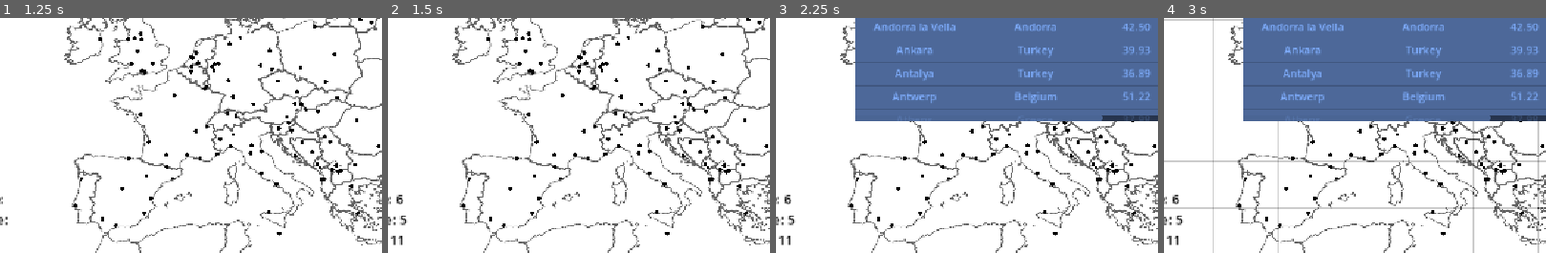
Above: before the commit, frames 1-4 (left to right).
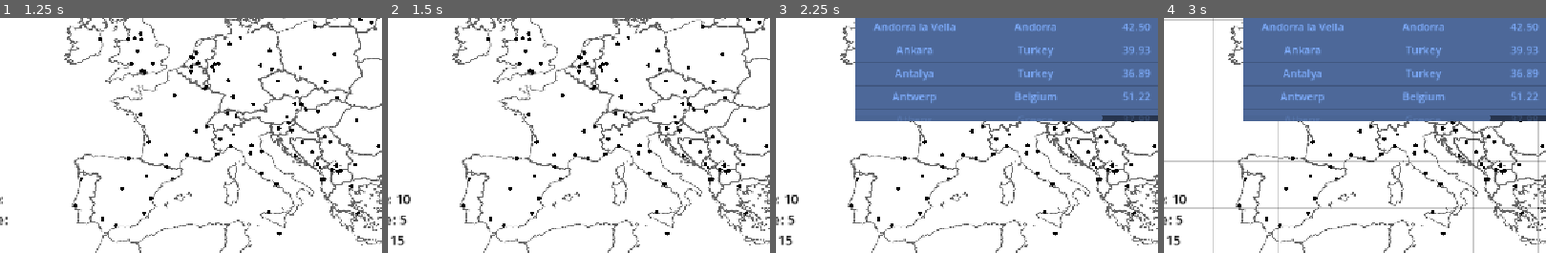
Above: after the commit, the same moments.

Repository: CanadianBoson/family-vacation
Game: Godot game, scene res://main_menu.tscn
The game is run twice, just before and just after one commit, with the same random seed, the same clock (stepped at 60 frames per second) and the same inputs.
Inputs:
- Up to frame 1 (1.25 s): click "Start" at 0.5 s
- Up to frame 2 (1.5 s): click "Clear All" at 1.25 s
- Up to frame 3 (2.25 s): click "Info" at 2 s
- Up to frame 4 (3 s): click "Grid" at 2.75 s
The pictures show only the part of the screen within x 11-61%, y 50-100%; the shares and areas given below are measured in that part.

Frame 1 is identical in both runs. In frame 2, 0.2% of the frame differs, in the area x 2-6%, y 75-97%; in frame 3, 0.2%; in frame 4, 0.2%.

Commit message:
feat: add a bunch of new quests

Diff:
--- a/dropdown_data.json
+++ b/dropdown_data.json
@@ -1,47 +1,77 @@
 {
   "details": {
 	"ThreeLetter": {
-	  "text": "Go to at least three cities starting with the same letter.",
+	  "text": "Go to at least three cities starting with the same letter",
 	  "difficulty": 2,
 	  "incompatible": ["NoThreeLetter"]
 	},
 	"NoThreeLetter": {
-	  "text": "Ensure no three cities start with the same letter.",
+	  "text": "Ensure no three cities start with the same letter",
 	  "difficulty": 2,
 	  "incompatible": ["ThreeLetter"]
 	},
+	"CarFree": {
+	  "text": "Chart a course that uses no cars",
+	  "difficulty": 4,
+	  "incompatible": ["NoCarFree"]
+	},
+	"NoCarFree": {
+	  "text": "Chart a course that uses cars",
+	  "difficulty": 1,
+	  "incompatible": ["CarFree"]
+	},
 	"SailFree": {
-	  "text": "Chart a course that uses no boats.",
+	  "text": "Chart a course that uses no boats",
 	  "difficulty": 1,
 	  "incompatible": ["NoSailFree"]
 	},
 	"NoSailFree": {
-	  "text": "Chart a course that uses boats.",
+	  "text": "Chart a course that uses boats",
 	  "difficulty": 2,
 	  "incompatible": ["SailFree"]
 	},
+	"TrainFree": {
+	  "text": "Chart a course that uses no trains",
+	  "difficulty": 1,
+	  "incompatible": ["NoTrainFree"]
+	},
+	"NoTrainFree": {
+	  "text": "Chart a course that uses trains",
+	  "difficulty": 2,
+	  "incompatible": ["TrainFree"]
+	},
+	"PlaneFree": {
+	  "text": "Chart a course that uses no planes",
+	  "difficulty": 1,
+	  "incompatible": ["NoPlaneFree"]
+	},
+	"NoPlaneFree": {
+	  "text": "Chart a course that uses planes",
+	  "difficulty": 2,
+	  "incompatible": ["PlaneFree"]
+	},
 	"NoCapitals": {
-	  "text": "Plan a route that avoids all capital cities.",
+	  "text": "Plan a route that avoids all capital cities",
 	  "difficulty": 1,
 	  "incompatible": ["SomeCapitals"]
 	},
 	"SomeCapitals": {
-	  "text": "Plan a route that goes to at least one capital city.",
+	  "text": "Plan a route that goes to at least one capital city",
 	  "difficulty": 1,
 	  "incompatible": ["NoCapitals"]
 	},
 	"PathsCrossing": {
-	  "text": "Create a route that crosses over itself.",
+	  "text": "Create a route that crosses over itself",
 	  "difficulty": 3,
 	  "incompatible": ["NoPathsCrossing"]
 	},
 	"NoPathsCrossing": {
-	  "text": "Create a route that never crosses over itself.",
+	  "text": "Create a route that never crosses over itself",
 	  "difficulty": 2,
 	  "incompatible": ["PathsCrossing"]
 	},
 	"MinPopulation": {
-	  "text": "Ensure every city visited has at least 500k people.",
+	  "text": "Ensure every city visited has at least 500k people",
 	  "difficulty": 4,
 	  "incompatible": ["SomeSmallPopulation"]
 	},
@@ -50,5 +80,60 @@
 	  "difficulty": 2,
 	  "incompatible": ["MinPopulation"]
 	},
+	"StayInEU": {
+	  "text": "Don't visit any city outside the EU",
+	  "difficulty": 2,
+	  "incompatible": ["LeaveEU"]
+	},
+	"LeaveEU": {
+	  "text": "Visit at least one city outside the EU",
+	  "difficulty": 2,
+	  "incompatible": ["StayInEU"]
+	},
+	"CrossThree": {
+	  "text": "Cross the EU / non-EU border at least three times",
+	  "difficulty": 3,
+	  "incompatible": ["NoCrossThree", "LeaveEU"]
+	},
+	"NoCrossThree": {
+	  "text": "Don't cross the EU / non-EU border more than twice",
+	  "difficulty": 2,
+	  "incompatible": ["CrossThree"]
+	},
+	"StayAwayDE": {
+	  "text": "Don't get within 200km of any German city",
+	  "difficulty": 2,
+	  "incompatible": []
+	},
+	"StayAwayFR": {
+	  "text": "Don't get within 200km of any French city",
+	  "difficulty": 2,
+	  "incompatible": []
+	},
+	"StayAwayUK": {
+	  "text": "Don't get within 200km of any British city",
+	  "difficulty": 1,
+	  "incompatible": []
+	},
+	"StayAwayIT": {
+	  "text": "Don't get within 200km of any Italian city",
+	  "difficulty": 1,
+	  "incompatible": []
+	},
+	"StayAwayRU": {
+	  "text": "Don't get within 200km of any Russian city",
+	  "difficulty": 1,
+	  "incompatible": []
+	},
+	"UniqueCityLetters": {
+	  "text": "Every city must start with a different letter",
+	  "difficulty": 5,
+	  "incompatible": ["ThreeLetter"]
+	},
+	"UniqueCountryLetters": {
+	  "text": "Every country must start with a different letter",
+	  "difficulty": 4,
+	  "incompatible": []
+	},
   }
 }
--- a/game_scene.gd
+++ b/game_scene.gd
@@ -67,7 +67,7 @@
 	# Update the ledger, map, quests, and score
 	ledger_manager.update_ledger_display(pin_manager)
 	queue_redraw() # Redraw to show new line
-	quest_manager.check_all_conditions(pin_manager.dropped_pin_data)
+	quest_manager.check_all_conditions(pin_manager.dropped_pin_data, pin_manager.valid_pin_locations)
 
 	# Get the new score and update the label
 	var current_scores = vertical_menu.calculate_scores()
--- a/quest_manager.gd
+++ b/quest_manager.gd
@@ -4,46 +4,75 @@
 
 var pin_manager: Node
 
-# This dictionary maps a quest key to its checking function and expected result.
-var quest_checkers = {
-	"ThreeLetter": [_check_three_same_letter, true],
-	"NoThreeLetter": [_check_three_same_letter, false],
-	"SailFree": [_check_no_boats, true],
-	"NoSailFree": [_check_no_boats, false],
-	"NoCapitals": [_check_no_capitals, true],
-	"SomeCapitals": [_check_no_capitals, false],
-	"PathsCrossing": [_check_paths_crossing, true],
-	"NoPathsCrossing": [_check_paths_crossing, false],
-	"MinPopulation": [_check_min_population, true],
-	"SomeSmallPopulation": [_check_min_population, false]
-}
+# --- This dictionary is now refactored to avoid the bind() bug with Arrays ---
+var quest_checkers = {}
 
 var quest_statuses = {}
 
 func _ready():
+	# Populate the dictionary in _ready() using a more robust structure.
+	# Each value is a dictionary containing the function, expected result, and extra args.
+	quest_checkers = {
+		"ThreeLetter": {"func": _check_three_same_letter, "expected": true},
+		"NoThreeLetter": {"func": _check_three_same_letter, "expected": false},
+		"CarFree": {"func": _check_no_transport, "expected": true, "args": [0]},
+		"NoCarFree": {"func": _check_no_transport, "expected": false, "args": [0]},
+		"SailFree": {"func": _check_no_transport, "expected": true, "args": [1]},
+		"NoSailFree": {"func": _check_no_transport, "expected": false, "args": [1]},
+		"TrainFree": {"func": _check_no_transport, "expected": true, "args": [2]},
+		"NoTrainFree": {"func": _check_no_transport, "expected": false, "args": [2]},
+		"PlaneFree": {"func": _check_no_transport, "expected": true, "args": [3]},
+		"NoPlaneFree": {"func": _check_no_transport, "expected": false, "args": [3]},
+		"NoCapitals": {"func": _check_no_capitals, "expected": true},
+		"SomeCapitals": {"func": _check_no_capitals, "expected": false},
+		"PathsCrossing": {"func": _check_paths_crossing, "expected": true},
+		"NoPathsCrossing": {"func": _check_paths_crossing, "expected": false},
+		"MinPopulation": {"func": _check_min_population, "expected": true},
+		"SomeSmallPopulation": {"func": _check_min_population, "expected": false},
+		"StayInEU": {"func": _check_stay_in_eu, "expected": true},
+		"LeaveEU": {"func": _check_stay_in_eu, "expected": false},
+		"CrossThree": {"func": _check_cross_three, "expected": true},
+		"NoCrossThree": {"func": _check_cross_three, "expected": false},
+		"StayAwayDE": {"func": _check_stay_away, "expected": true, "args": ["Germany"]},
+		"StayAwayFR": {"func": _check_stay_away, "expected": true, "args": ["France"]},
+		"StayAwayUK": {"func": _check_stay_away, "expected": true, "args": ["United Kingdom"]},
+		"StayAwayIT": {"func": _check_stay_away, "expected": true, "args": ["Italy"]},
+		"StayAwayRU": {"func": _check_stay_away, "expected": true, "args": ["Russia"]},
+		"UniqueCityLetters": {"func": _check_unique_city_letters, "expected": true},
+		"UniqueCountryLetters": {"func": _check_unique_country_letters, "expected": true},
+	}
+
 	for quest_key in quest_checkers.keys():
 		quest_statuses[quest_key] = false
 
 # This is the main function called when pin data changes.
-func check_all_conditions(dropped_pin_data: Array):
+func check_all_conditions(dropped_pin_data: Array, all_locations_data: Array):
 	print("--- Checking Conditions ---")
 	for quest_key in quest_checkers.keys():
-		var checker_func = quest_checkers[quest_key][0]
-		var expected_result = quest_checkers[quest_key][1]
-		var is_satisfied = (checker_func.call(dropped_pin_data) == expected_result)
+		var info = quest_checkers[quest_key]
+		var checker_func = info["func"]
+		var expected_result = info["expected"]
+		# Get extra arguments if they exist (for quests like StayAway).
+		var extra_args = info.get("args", [])
+
+		# Build the full argument list for the function call.
+		var args_for_call = extra_args + [dropped_pin_data, all_locations_data]
+
+		# Use callv() to call the function with an array of arguments.
+		var result = checker_func.callv(args_for_call)
+		var is_satisfied = (result == expected_result)
 
 		if quest_statuses.get(quest_key) != is_satisfied:
 			quest_statuses[quest_key] = is_satisfied
 			print("Status for '%s' changed to: %s" % [quest_key, is_satisfied])
 
-# This function allows other nodes to check if a specific quest is done.
 func is_quest_satisfied(quest_key: String) -> bool:
 	return quest_statuses.get(quest_key, false)
 
 
-# --- Condition Checking Functions (all unchanged) ---
-
-func _check_three_same_letter(dropped_pin_data: Array) -> bool:
+# --- Condition Checking Functions (Signatures are now consistent) ---
+
+func _check_three_same_letter(dropped_pin_data: Array, _all_locations_data: Array) -> bool:
 	if dropped_pin_data.size() < 3: return false
 	var letter_counts = {}
 	for pin_data in dropped_pin_data:
@@ -56,24 +85,24 @@
 		if letter_counts[letter] >= 3: return true
 	return false
 
-func _check_no_boats(dropped_pin_data: Array) -> bool:
+func _check_no_transport(transport_type: int, dropped_pin_data: Array, _all_locations_data: Array) -> bool:
 	if dropped_pin_data.size() < 2: return false
 	if not is_instance_valid(pin_manager): return false
 	for i in range(dropped_pin_data.size() - 1):
 		var pin1_data = dropped_pin_data[i]
 		var pin2_data = dropped_pin_data[i+1]
-		if pin_manager.get_travel_mode(pin1_data.index, pin2_data.index) == 1:
-			return false
-	return true
-
-func _check_no_capitals(dropped_pin_data: Array) -> bool:
+		if pin_manager.get_travel_mode(pin1_data.index, pin2_data.index) == transport_type:
+			return false
+	return true
+
+func _check_no_capitals(dropped_pin_data: Array, _all_locations_data: Array) -> bool:
 	if dropped_pin_data.is_empty(): return true
 	for pin_data in dropped_pin_data:
 		if pin_data.get("is_capital", false):
 			return false
 	return true
 
-func _check_min_population(dropped_pin_data: Array) -> bool:
+func _check_min_population(dropped_pin_data: Array, _all_locations_data: Array) -> bool:
 	if dropped_pin_data.is_empty(): return true
 	for pin_data in dropped_pin_data:
 		var population = pin_data.get("population", 0)
@@ -81,7 +110,7 @@
 			return false
 	return true
 
-func _check_paths_crossing(dropped_pin_data: Array) -> bool:
+func _check_paths_crossing(dropped_pin_data: Array, _all_locations_data: Array) -> bool:
 	if dropped_pin_data.size() < 4: return false
 	for i in range(dropped_pin_data.size() - 1):
 		var p1 = dropped_pin_data[i].position
@@ -93,12 +122,111 @@
 				return true
 	return false
 
-# --- Helper functions for line intersection (unchanged) ---
+# --- New function to check if all cities are in the EU ---
+func _check_stay_in_eu(dropped_pin_data: Array, all_locations_data: Array) -> bool:
+	# If no pins are dropped, the condition is met by default.
+	if dropped_pin_data.is_empty():
+		return true
+
+	# Iterate through each visited city.
+	for pin_data in dropped_pin_data:
+		# If any city's country is not in our EU list, the condition fails.
+		if not pin_data.get("is_eu", false):
+			return false
+	return true
+
+# Checks if the first letter of every city in the path is unique.
+func _check_unique_city_letters(dropped_pin_data: Array, _all_locations_data: Array) -> bool:
+	if dropped_pin_data.size() < 2:
+		return true # A single city or no cities have unique letters by default.
+
+	var seen_letters = []
+	for pin_data in dropped_pin_data:
+		var city_name = pin_data.get("city", "")
+		if city_name.is_empty(): continue
+
+		var first_letter = city_name[0].to_upper()
+
+		if seen_letters.has(first_letter):
+			return false # Found a duplicate letter.
+
+		seen_letters.append(first_letter)
+
+	return true # All letters were unique.
+
+# Checks if the first letter of every country code in the path is unique.
+func _check_unique_country_letters(dropped_pin_data: Array, _all_locations_data: Array) -> bool:
+	if dropped_pin_data.size() < 2:
+		return true
+
+	var seen_letters = []
+	for pin_data in dropped_pin_data:
+		var country_code = pin_data.get("country", "")
+		if country_code.is_empty(): continue
+
+		var first_letter = country_code[0].to_upper()
+
+		if seen_letters.has(first_letter):
+			return false # Found a duplicate letter.
+
+		seen_letters.append(first_letter)
+
+	return true # All letters were unique.
+
+func _check_cross_three(dropped_pin_data: Array, _all_locations_data: Array) -> bool:
+	if dropped_pin_data.size() < 2: return false
+	var crossings = 0
+	for i in range(dropped_pin_data.size() - 1):
+		var is_first_city_in_eu = dropped_pin_data[i].get("is_eu", "")
+		var is_second_city_in_eu = dropped_pin_data[i+1].get("is_eu", "")
+		if is_first_city_in_eu != is_second_city_in_eu:
+			crossings += 1
+	return crossings >= 3
+
+# The signature for this function is now consistent with the others.
+func _check_stay_away(country: String, dropped_pin_data: Array, all_locations_data: Array) -> bool:
+	if dropped_pin_data.is_empty():
+		return true
+
+	var target_cities = []
+	for location in all_locations_data:
+		if location.get("country") == country:
+			target_cities.append(location)
+
+	if target_cities.is_empty():
+		return true
+
+	for i in range(dropped_pin_data.size() - 1):
+		var p1_data = dropped_pin_data[i]
+		var p2_data = dropped_pin_data[i+1]
+
+		for k in range(11):
+			var t = float(k) / 10.0
+			var current_lat = lerp(p1_data.lat, p2_data.lat, t)
+			var current_lng = lerp(p1_data.lng, p2_data.lng, t)
+
+			for target_city in target_cities:
+				var distance = _haversine_distance(current_lat, current_lng, target_city.lat, target_city.lng)
+				if distance < 200.0:
+					return false
+
+	return true
+
+# --- Helper functions ---
+
+func _haversine_distance(lat1, lon1, lat2, lon2) -> float:
+	var R = 6371.0 # Earth radius in km
+	var dLat = deg_to_rad(lat2 - lat1)
+	var dLon = deg_to_rad(lon2 - lon1)
+	var a = sin(dLat / 2) * sin(dLat / 2) + \
+			cos(deg_to_rad(lat1)) * cos(deg_to_rad(lat2)) * \
+			sin(dLon / 2) * sin(dLon / 2)
+	var c = 2 * atan2(sqrt(a), sqrt(1 - a))
+	return R * c
+
 func _on_segment(p: Vector2, q: Vector2, r: Vector2) -> bool:
-	if (q.x <= max(p.x, r.x) and q.x >= min(p.x, r.x) and
-		q.y <= max(p.y, r.y) and q.y >= min(p.y, r.y)):
-		return true
-	return false
+	return (q.x <= max(p.x, r.x) and q.x >= min(p.x, r.x) and
+			q.y <= max(p.y, r.y) and q.y >= min(p.y, r.y))
 
 func _orientation(p: Vector2, q: Vector2, r: Vector2) -> int:
 	var val = (q.y - p.y) * (r.x - q.x) - (q.x - p.x) * (r.y - q.y)
